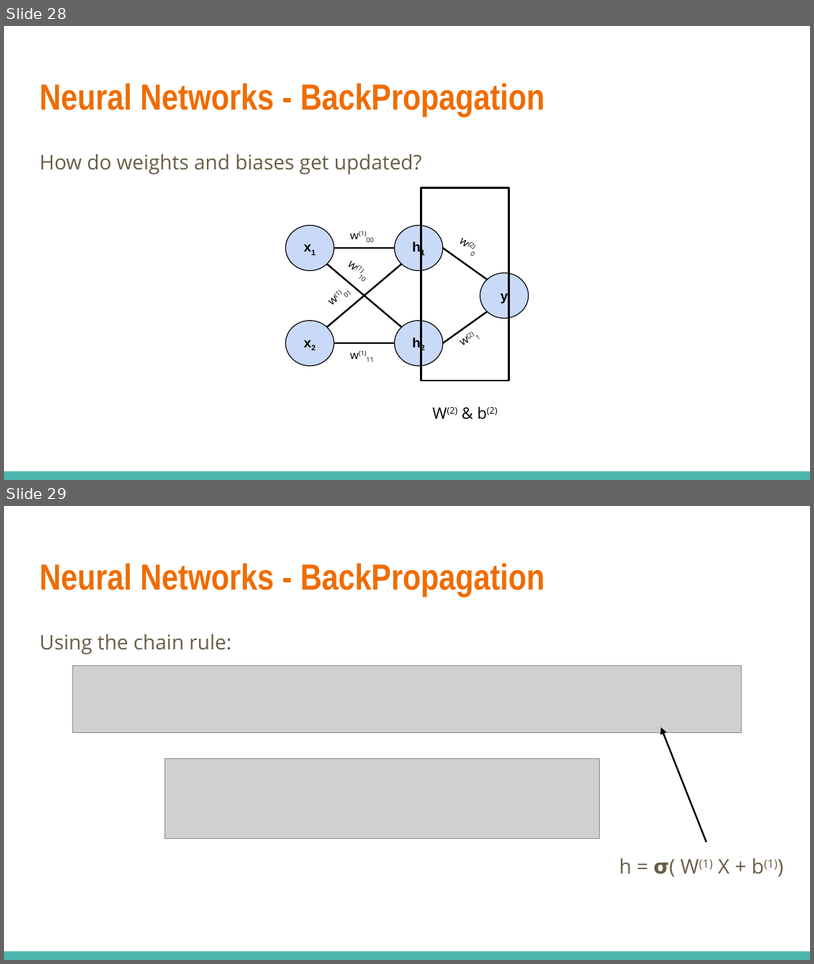
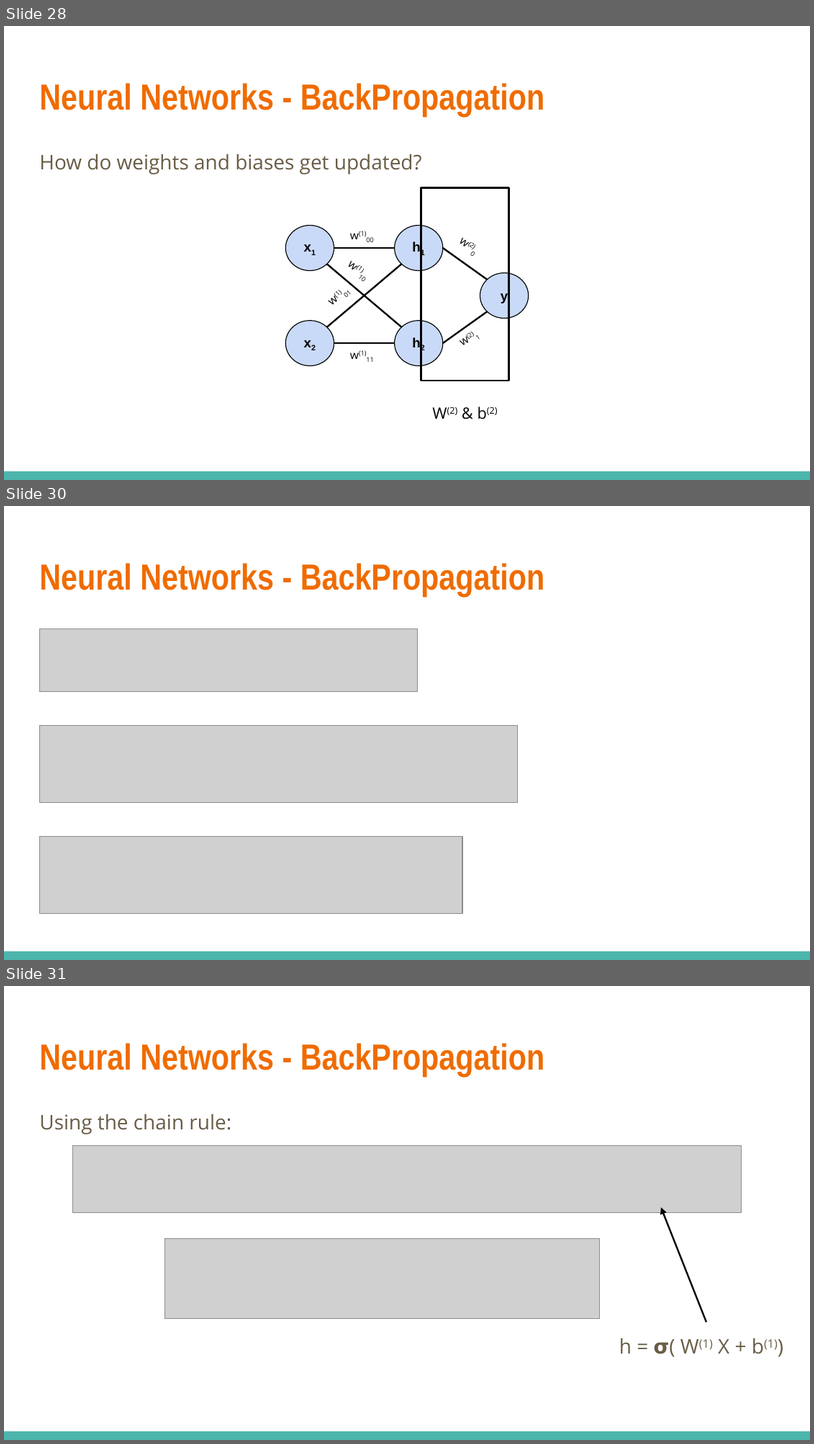
Before and after one commit to zhouvatar/CS506-Fall2021, a slide deck: slides/Neural_Networks.pptx. Shown one above the other, each under a label of ours: slides 28 and 29 before the commit, slides 28, 30 and 31 after it; the slides between them are not shown. The pictures are 814x964 and 814x1444 pixels, drawn with LibreOffice and Linux fonts; fonts in the diff are those of the drawing; grey boxes stand for pictures. Boxes give left, top, right and bottom in pixels: in the first picture for what was removed or moved away, otherwise in the second. Text is boxed around its words. In the diff, an @@ line names an element or a change of style, - is before the commit and + after.

```diff
--- a/slides/Neural_Networks.pptx
+++ b/slides/Neural_Networks.pptx
@@ slide 30 added at <box>4,506,810,960</box>, background #FFFFFF; not listed: 1 template element that a slide beside it also shows @@
@@ title added at <box>39,563,545,597</box>, 32.4 pt, text #EF6C00, bold @@
+Neural Networks - BackPropagation
@@ picture added at <box>39,628,418,690</box> @@
@@ picture added at <box>39,726,517,803</box> @@
@@ picture added at <box>39,836,463,914</box> @@
@@ what was slide 29 is now slide 31 @@
```
Also in this commit, not shown: 3 slides changed, 2 other slides added, 1 other file.
